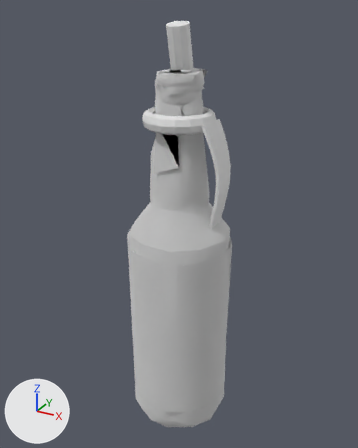
Renders of the FBX model asset-pipeline/out/SK_MolotovBottle.fbx from each side of a commit.
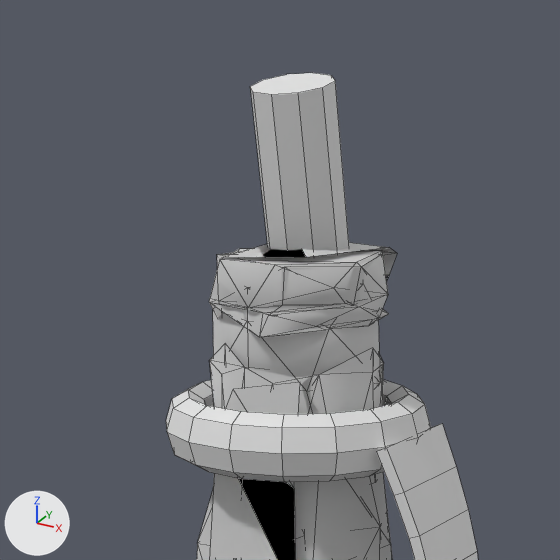
Old and new are each drawn whole from a 50 mm camera at (0.1492, -0.2715, 0.1598) aimed at (-0.0023, 0.0041, 0.022) and again close up on the part from 27% to 71% of the width and 0% to 35% of the height. The lights are fixed; the arrows at lower left show +X, +Y and +Z. The first two pictures are the older version. The close-ups show mesh edges as thin lines. Vertices at exactly the same position are counted once.

Names of what the first close-up shows: 'SK_MolotovBottle'.
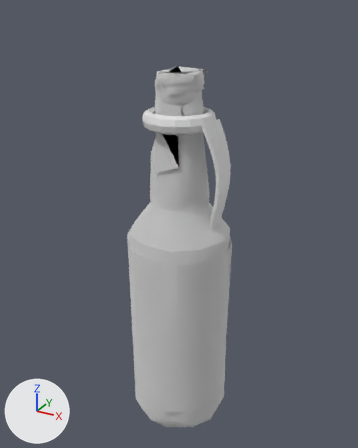
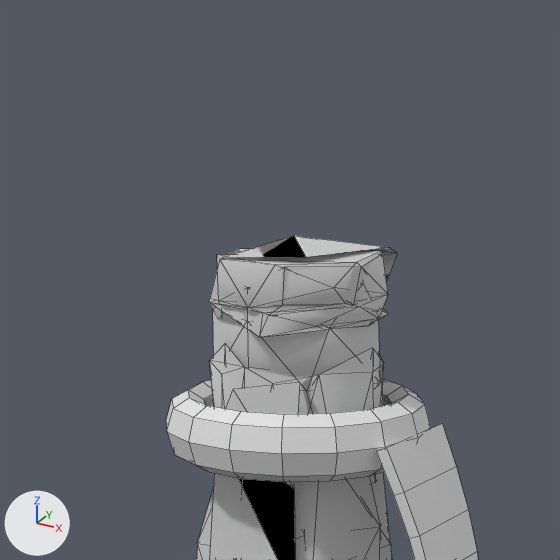
Diff of the bpy script that builds the scene:
```diff
--- a/asset-pipeline/out/SK_MolotovBottle.fbx.py
+++ b/asset-pipeline/out/SK_MolotovBottle.fbx.py
@@ me_sk_molotovbottle @@
 # used by ob_sk_molotovbottle; location = (0.0, 0.0, 0.0)
-me_sk_molotovbottle.from_pydata(...)  # 515 vertices, 784 faces; spans x -0.035..0.035, y -0.035..0.035, z -0.129..0.152
+me_sk_molotovbottle.from_pydata(...)  # 495 vertices, 772 faces; spans x -0.035..0.035, y -0.035..0.035, z -0.129..0.125
+# me_sk_molotovbottle part 1: the loose piece of 20 vertices spanning x -0.007..0.007, y -0.008..0.012, z 0.115..0.152 is deleted
 me_sk_molotovbottle.materials.append(mat_mi_cns_cossacks_vodka_01_glass)
```

Boxes (x1, y1, x2, y2) around the edits, measured in the close-ups (560 x 560 px):
'SK_MolotovBottle', reshaped
    before: (166, 73, 478, 560)
    after: (166, 236, 478, 560)
part 1 of me_sk_molotovbottle, deleted
    before: (250, 73, 349, 257)
